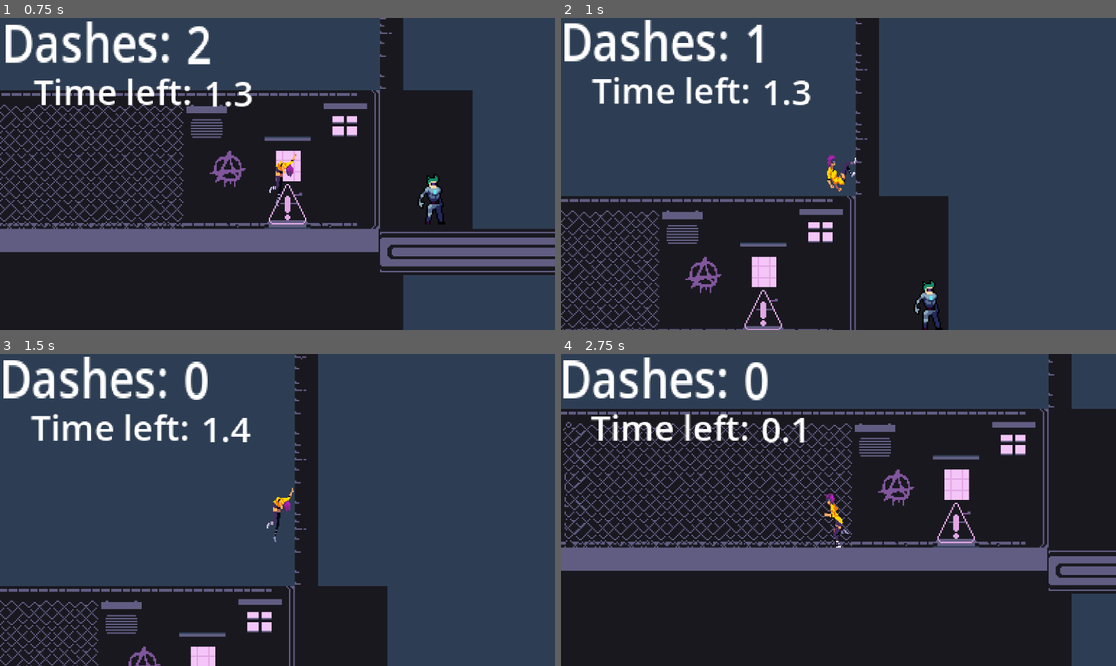
Above: before the commit, frames 1-4 (two rows, left to right).
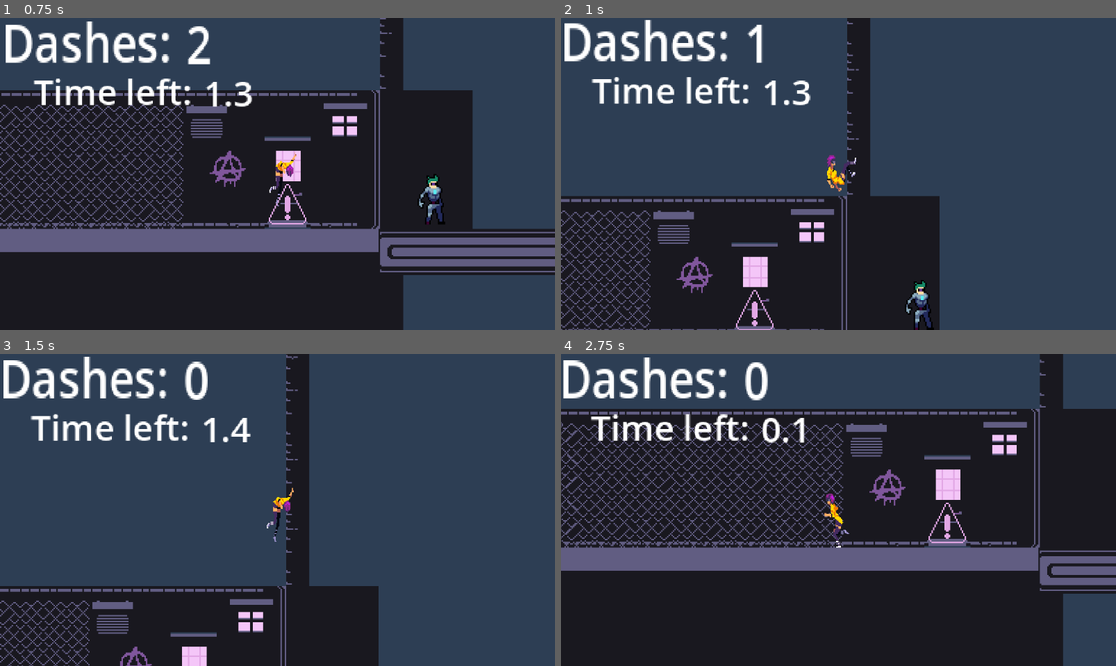
Above: after the commit, the same moments.

Repository: RovinDewan1/Dashpoint
Game: Godot game, scene res://Scenes/Main.tscn
Same seed, same stepped clock (60 frames per second), same inputs: the game is played once before the commit and once after it.
Inputs:
- Up to frame 1 (0.75 s): hold Right (Right) from 0.53 s (still down); hold Shift (Dash) from 0.53 s (still down)
- Up to frame 2 (1 s): keep holding Right (Right); keep holding Shift (Dash); tap W (Jump) at 0.77 s
- Up to frame 3 (1.5 s): keep holding Right (Right); release Shift (Dash) at 1.28 s; tap Shift (Dash) at 1.35 s
- Up to frame 4 (2.75 s): tap W (Jump) at 1.52 s; release Right (Right) at 2.03 s; hold A (Left) from 2.03 s (still down); hold Shift (Dash) from 2.03 s (still down)

Frame 1 is identical in both runs. In frame 2, 8.2% of the frame differs, in the area x 0-70%, y 0-100%; in frame 3, 5.7%; in frame 4, 12%, in the area x 0-92%, y 0-100%.

Commit message:
Update Character.tscn

Diff:
--- a/Scenes/Character.tscn
+++ b/Scenes/Character.tscn
@@ -19,7 +19,7 @@
 [ext_resource type="Texture2D" uid="uid://bar6bdt7r0ln6" path="res://sprites/player/run/run-8.png" id="17_omrrf"]
 
 [sub_resource type="RectangleShape2D" id="RectangleShape2D_jo2ib"]
-size = Vector2(22.2761, 20)
+size = Vector2(10.2099, 20)
 
 [sub_resource type="SpriteFrames" id="SpriteFrames_kw72g"]
 animations = [{
@@ -94,7 +94,7 @@
 script = ExtResource("1_0y7nr")
 
 [node name="CollisionShape2D" type="CollisionShape2D" parent="CharacterBody2D"]
-position = Vector2(-1, 0)
+position = Vector2(3.57628e-07, 0)
 scale = Vector2(1.07739, 1.88907)
 shape = SubResource("RectangleShape2D_jo2ib")
 
